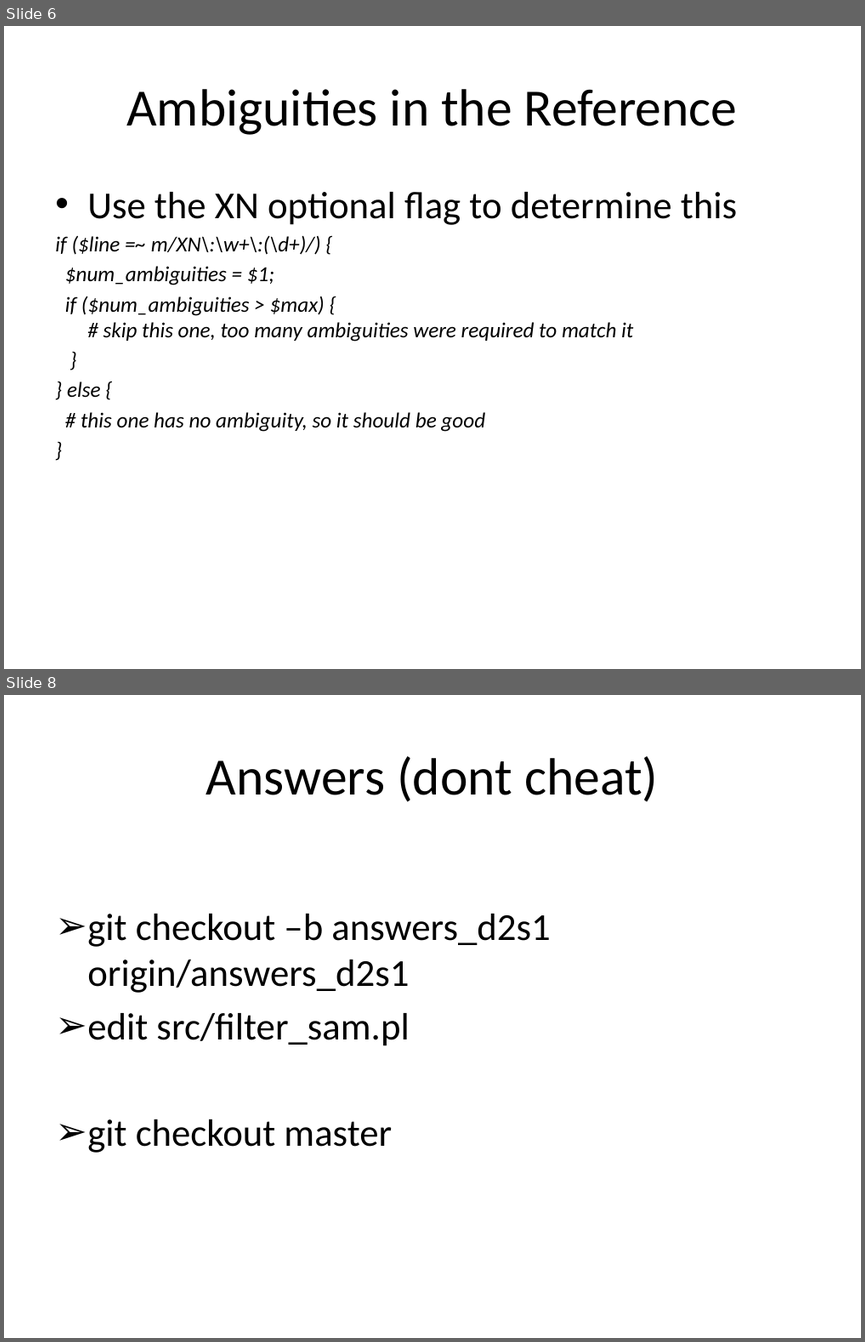
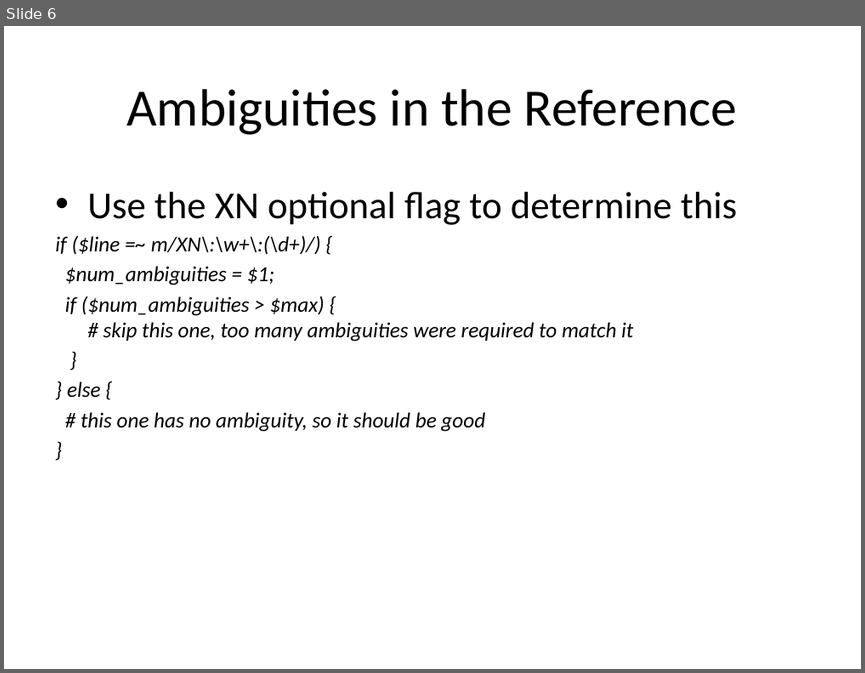
Before and after one commit to naturalis/arangs, a slide deck: doc/slides/day2/session1/SamFormatAndFiltering.pptx. Shown one above the other, each under a label of ours: slides 6 and 8 before the commit, slide 6 after it; the slides between them are not shown. The pictures are 865x1342 and 865x673 pixels, drawn with LibreOffice and Linux fonts; fonts in the diff are those of the drawing. Boxes give left, top, right and bottom in pixels: in the first picture for what was removed or moved away, otherwise in the second. Text is boxed around its words. In the diff, an @@ line names an element or a change of style, - is before the commit and + after.

```diff
--- a/doc/slides/day2/session1/SamFormatAndFiltering.pptx
+++ b/doc/slides/day2/session1/SamFormatAndFiltering.pptx
@@ slide 8 removed at [4, 695, 861, 1338], background #FFFFFF @@
@@ title removed at [206, 756, 658, 802] @@
-Answers (dont cheat)
@@ text removed at [87, 913, 550, 1152] @@
-➢ git checkout –b answers_d2s1 origin/answers_d2s1
-➢ edit src/filter_sam.pl
-➢ git checkout master
```
Also in this commit, not shown: 1 slide changed.
